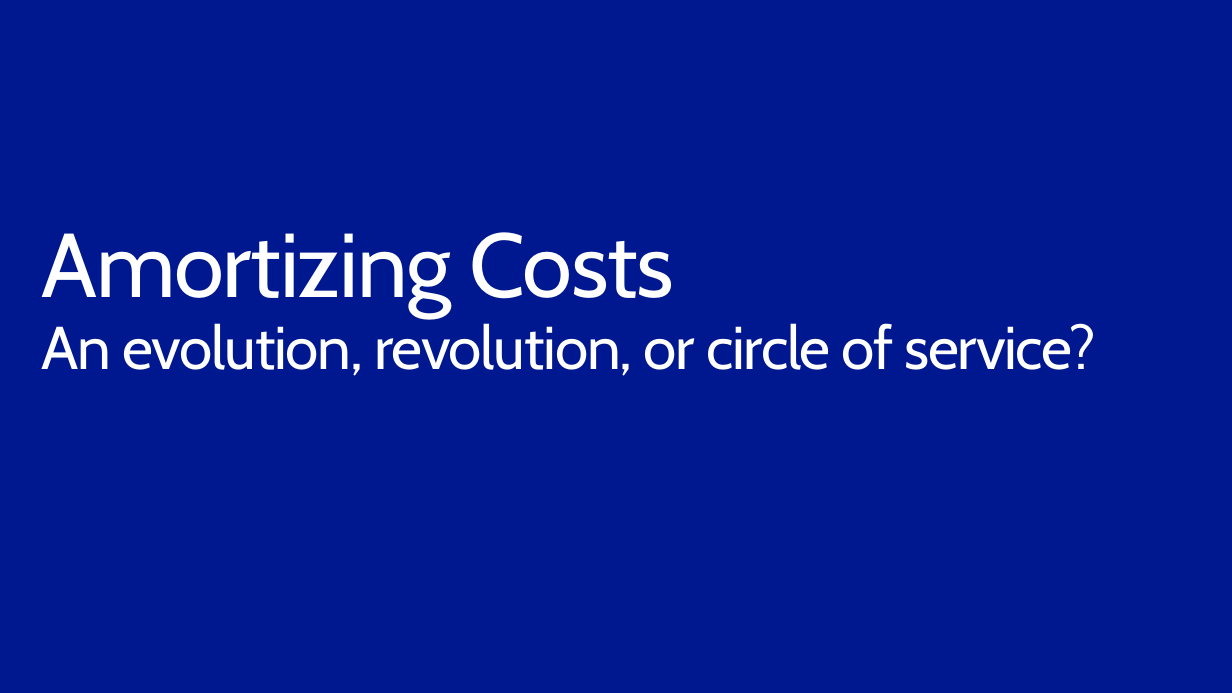
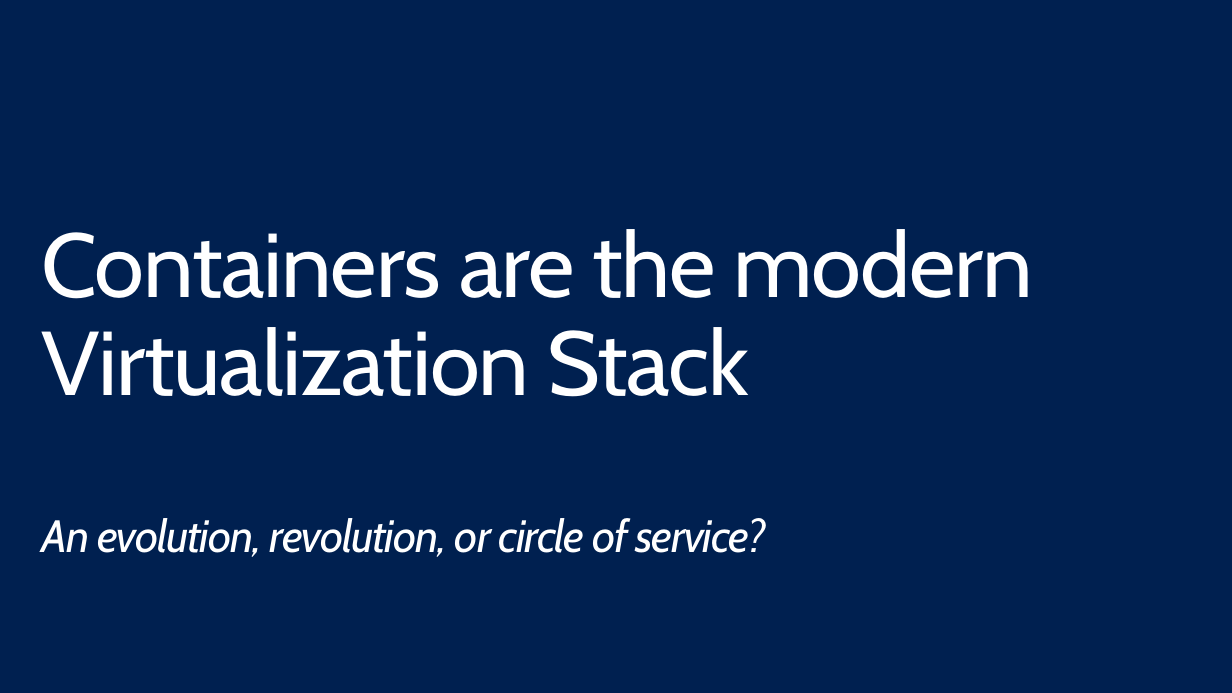
Before and after one commit to SteveLasker/Presentations, a slide deck: slide 12 of DockerGeneral/AzureContainersE2E.pptx (slide 13 before the commit). Drawn at 1232x693 pixels with LibreOffice and Linux fonts; fonts in the diff are those of the drawing; background and template pictures are left out. Boxes give left, top, right and bottom in pixels: in the first picture for what was removed or moved away, otherwise in the second. Text is boxed around its words. In the diff, an @@ line names an element or a change of style, - is before the commit and + after.

```diff
--- a/DockerGeneral/AzureContainersE2E.pptx
+++ b/DockerGeneral/AzureContainersE2E.pptx
@@ background #00188F to #002050 @@
@@ title at box(42, 229, 1033, 557): text changed; size 48 to 72 pt @@
-Amortizing Costs
-An evolution, revolution, or circle of service?
+Containers are the modern Virtualization Stack
+An evolution, revolution, or circle of service?
```
Also in this commit, not shown: 8 other slides changed, 12 slides added, 1 slide removed.
